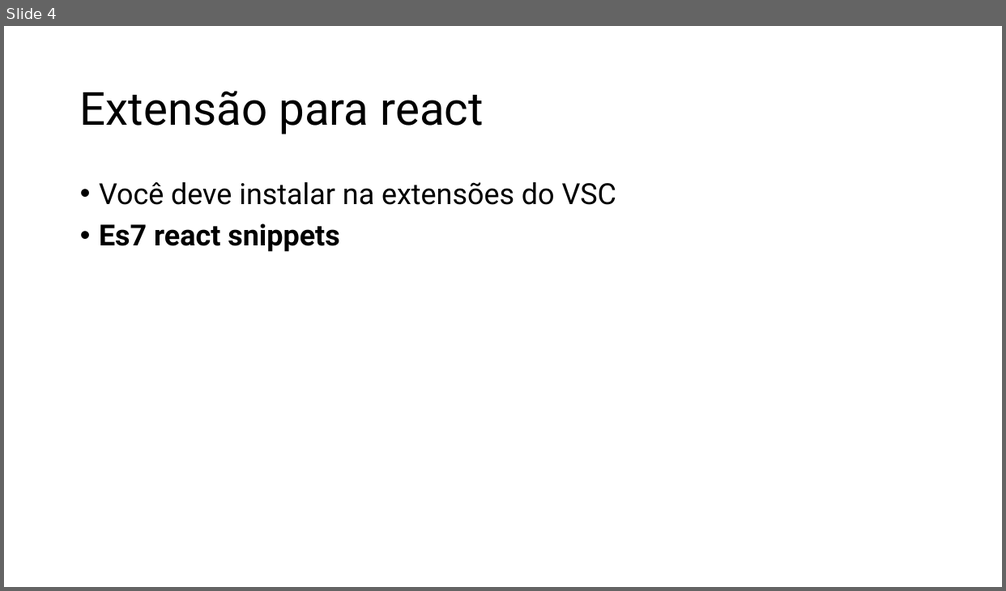
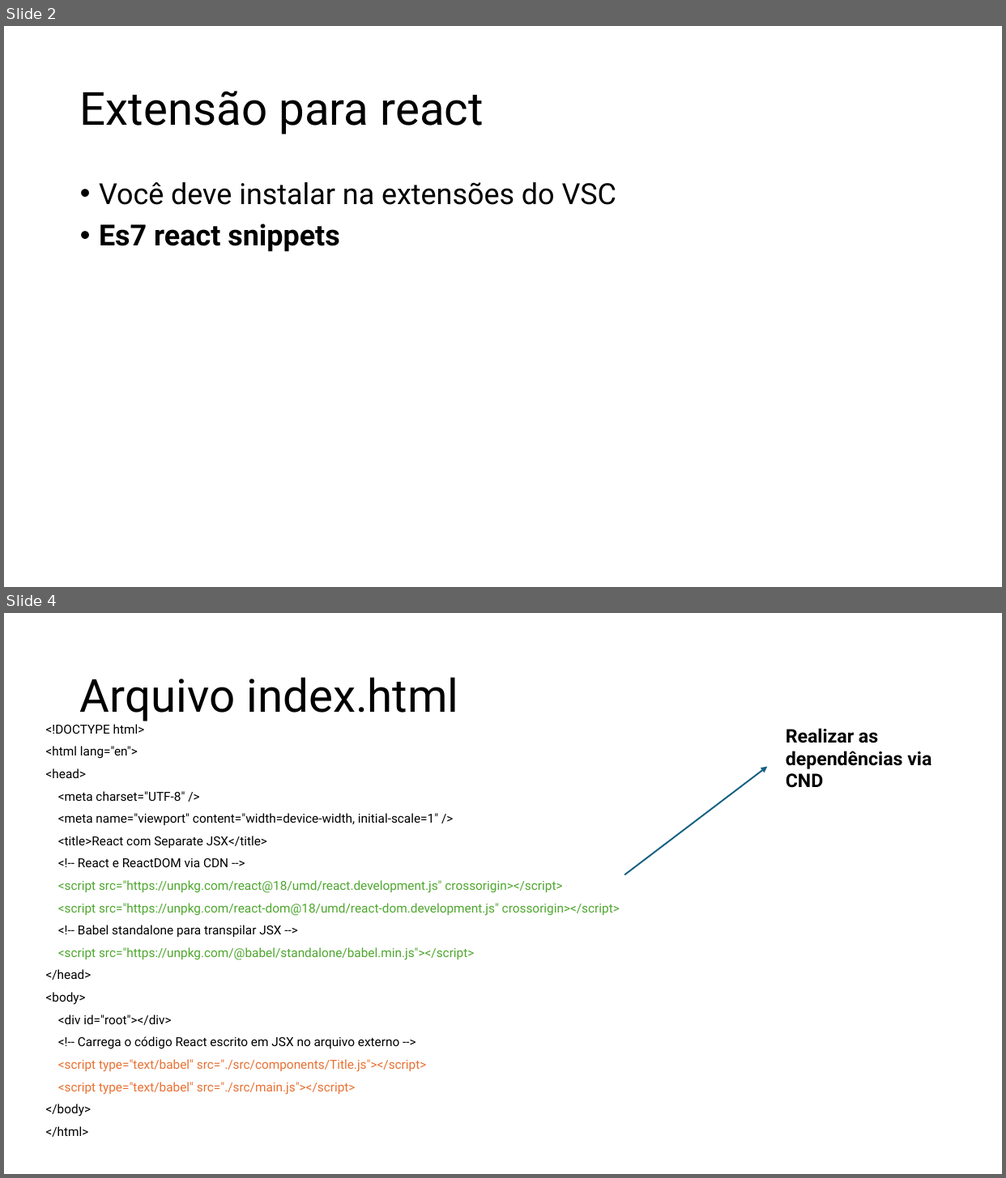
Before and after one commit to RogerSobral/h_codar_react, a slide deck: React.pptx. Shown one above the other, each under a label of ours: slide 4 before the commit, slides 2 and 4 after it; the slides between them are not shown. The pictures are 1006x591 and 1006x1178 pixels, drawn with LibreOffice and Linux fonts; fonts in the diff are those of the drawing. Boxes give left, top, right and bottom in pixels: in the first picture for what was removed or moved away, otherwise in the second. Text is boxed around its words. In the diff, an @@ line names an element or a change of style, - is before the commit and + after.

Commit message:
revisão react
Continuação dos estudos de react

```diff
--- a/React.pptx
+++ b/React.pptx
@@ slide 4 added at [4, 613, 1002, 1174], background #FFFFFF @@
@@ title added at [80, 677, 458, 722], 44 pt, text #000000 @@
+Arquivo index.html
@@ text added at [46, 724, 620, 1137], 12 pt, text #000000 @@
+<!DOCTYPE html>
+<html lang="en">
+<head>
+<meta charset="UTF-8" />
+<meta name="viewport" content="width=device-width, initial-scale=1" />
+<title>React com Separate JSX</title>
+<!-- React e ReactDOM via CDN -->
+<script src="https://unpkg.com/react@18/umd/react.development.js" crossorigin></script>
+<script src="https://unpkg.com/react-dom@18/umd/react-dom.development.js" crossorigin></script>
+<!-- Babel standalone para transpilar JSX -->
+<script src="https://unpkg.com/@babel/standalone/babel.min.js"></script>
+</head>
+<body>
+<div id="root"></div>
+<!-- Carrega o código React escrito em JSX no arquivo externo -->
+<script type="text/babel" src="./src/components/Title.js"></script>
+<script type="text/babel" src="./src/main.js"></script>
+</body>
+</html>
@@ text added at [786, 728, 931, 788], 18 pt, text #000000, bold @@
+Realizar as dependências via CND
@@ arrow added from (624, 875) to (768, 766), #156082 1.5 pt @@
@@ what was slide 4 is now slide 2 @@
```
Also in this commit, not shown: 3 slides changed, 15 other slides added, 46 other files.
